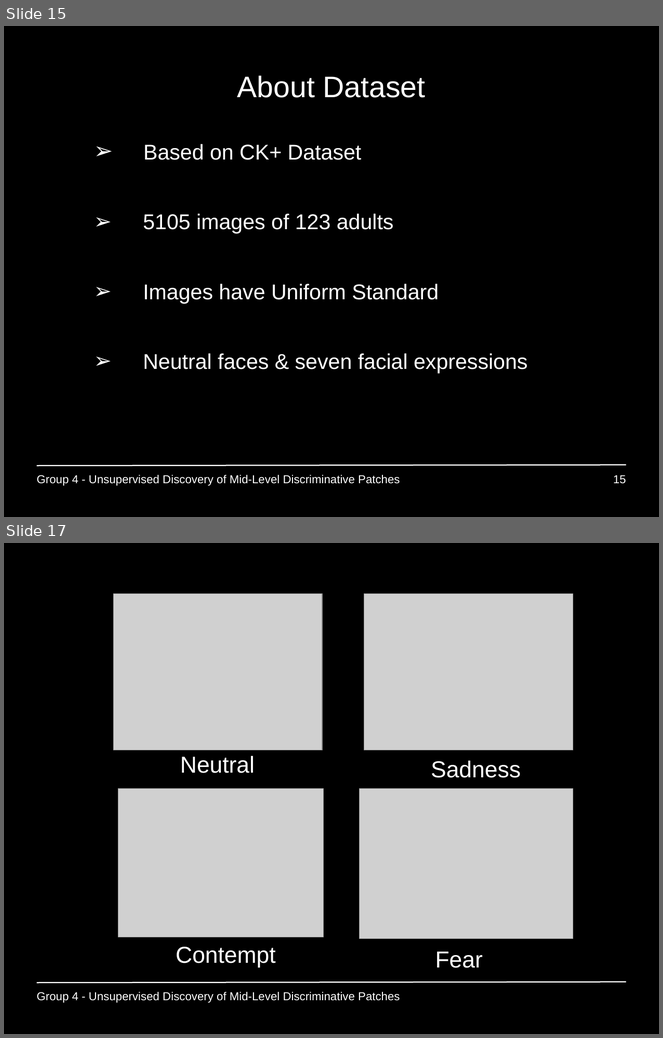
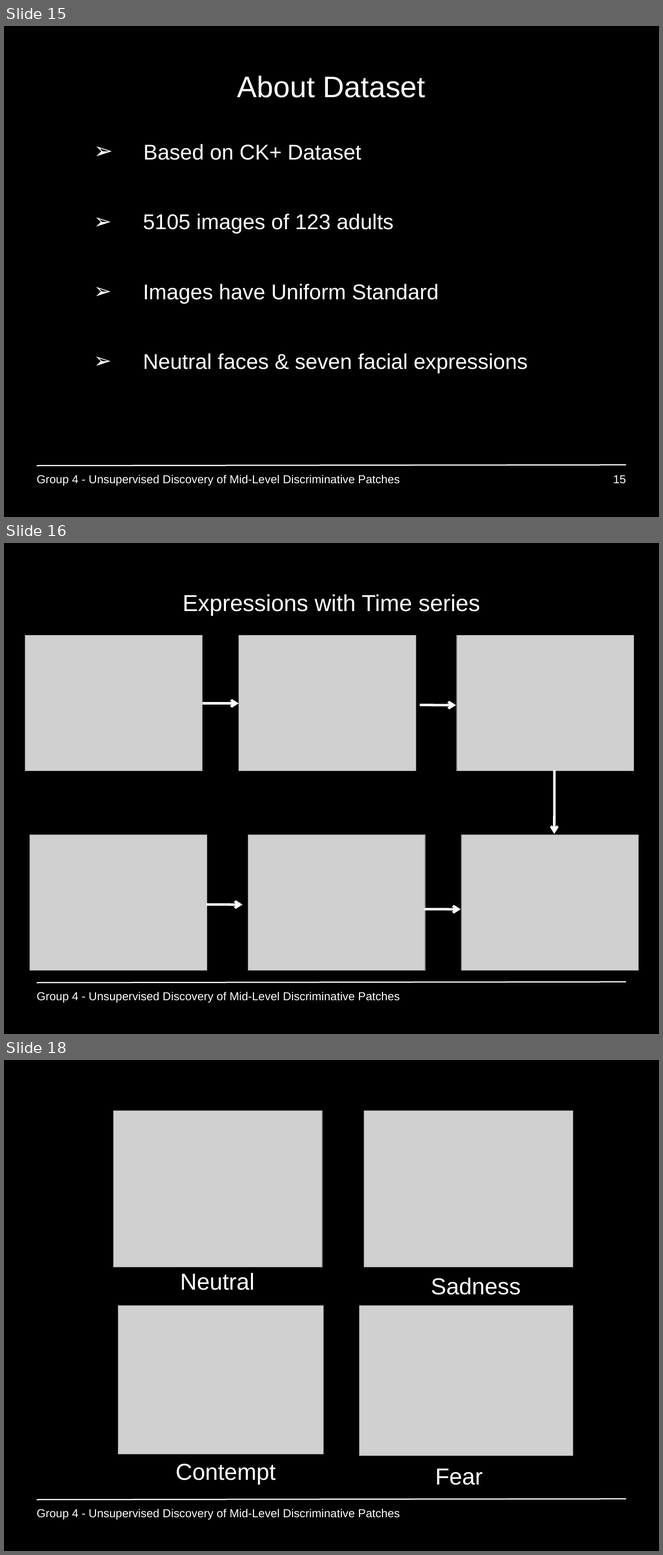
Before and after one commit to GiannisPapadopoulos/DiscriminativePatches, a slide deck: presentations/period3/MAI_Project1_Group4.ppt. Shown one above the other, each under a label of ours: slides 15 and 17 before the commit, slides 15, 16 and 18 after it; the slides between them are not shown. The pictures are 663x1038 and 663x1555 pixels, drawn with LibreOffice and Linux fonts; fonts in the diff are those of the drawing; grey boxes stand for pictures; background and template pictures are left out. Boxes give left, top, right and bottom in pixels: in the first picture for what was removed or moved away, otherwise in the second. Text is boxed around its words. In the diff, an @@ line names an element or a change of style, - is before the commit and + after.

```diff
--- a/presentations/period3/MAI_Project1_Group4.ppt
+++ b/presentations/period3/MAI_Project1_Group4.ppt
@@ slide 16 added at [4, 543, 659, 1034], background #000000; not listed: 1 template element that a slide beside it also shows @@
@@ title added at [183, 594, 480, 616], 28 pt, text #FFFFFF @@
+Expressions with Time series
@@ picture added at [25, 636, 203, 771] @@
@@ picture added at [239, 636, 416, 771] @@
@@ picture added at [457, 636, 634, 771] @@
@@ arrow added from (203, 704) to (239, 704), #FFFFFF 3 pt @@
@@ arrow added from (420, 705) to (456, 705), #FFFFFF 3 pt @@
@@ arrow added from (555, 770) to (555, 834), #FFFFFF 3 pt @@
@@ picture added at [29, 835, 207, 970] @@
@@ picture added at [248, 835, 426, 970] @@
@@ picture added at [462, 835, 639, 970] @@
@@ arrow added from (206, 905) to (242, 905), #FFFFFF 3 pt @@
@@ arrow added from (424, 909) to (461, 910), #FFFFFF 3 pt @@
@@ text added at [37, 992, 400, 1003], 14 pt, text #FFFFFF @@
+Group 4 - Unsupervised Discovery of Mid-Level Discriminative Patches
@@ what was slide 17 is now slide 18 @@
```
Also in this commit, not shown: 2 slides changed, 2 slides removed.
